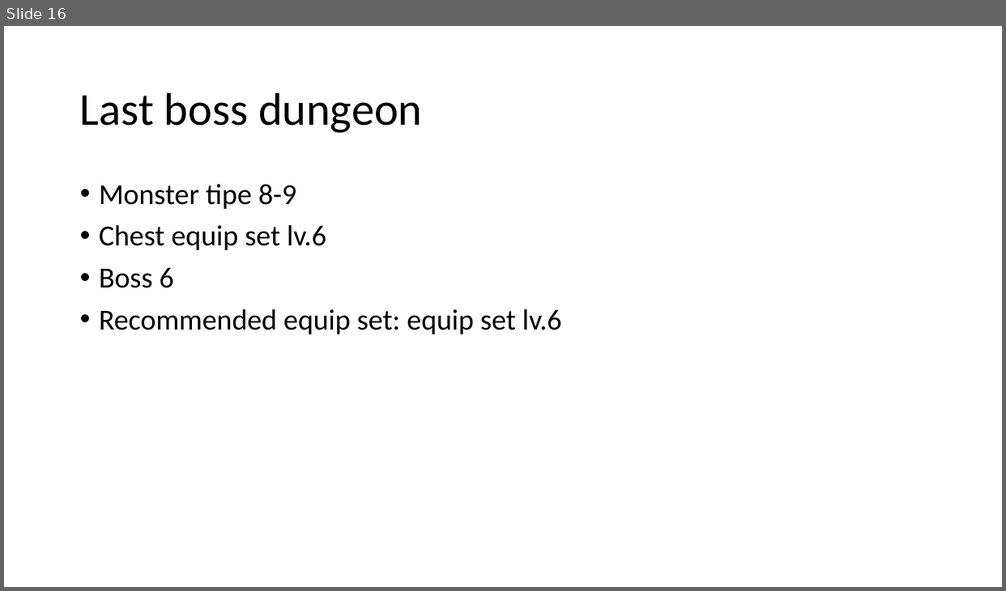
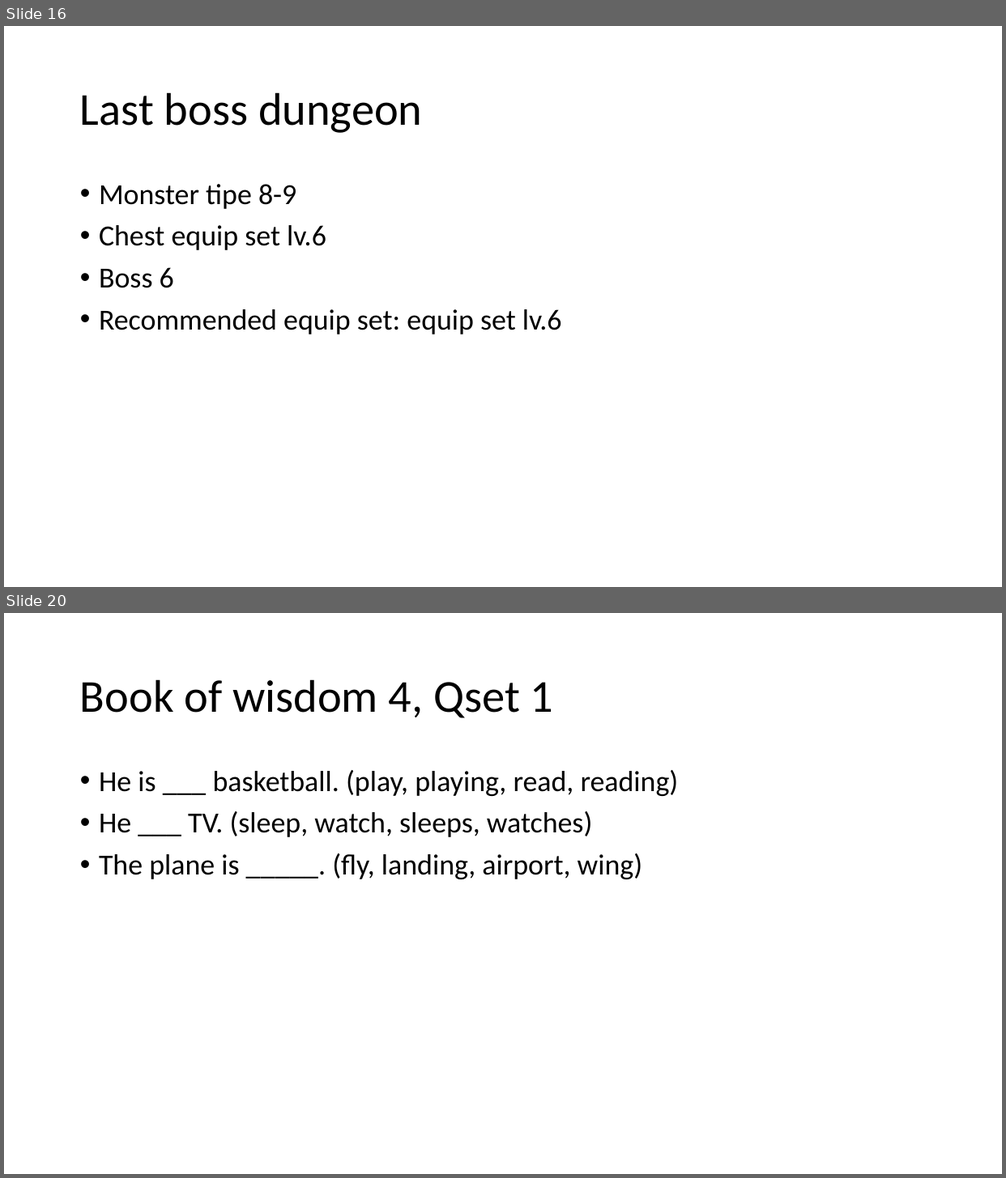
Before and after one commit to nawamkihafahd/PowerOfWisdom, a slide deck: Konsep.pptx. Shown one above the other, each under a label of ours: slide 16 before the commit, slides 16 and 20 after it; the slides between them are not shown. The pictures are 1006x591 and 1006x1178 pixels, drawn with LibreOffice and Linux fonts; fonts in the diff are those of the drawing. Boxes give left, top, right and bottom in pixels: in the first picture for what was removed or moved away, otherwise in the second. Text is boxed around its words. In the diff, an @@ line names an element or a change of style, - is before the commit and + after.

```diff
--- a/Konsep.pptx
+++ b/Konsep.pptx
@@ slide 20 added at bbox=[4, 613, 1002, 1174], background #FFFFFF @@
@@ title added at bbox=[80, 679, 554, 718], 44 pt, text #000000 @@
+Book of wisdom 4, Qset 1
@@ text added at bbox=[99, 770, 679, 879], 28 pt, text #000000 @@
+• He is ___ basketball. (play, playing, read, reading)
+• He ___ TV. (sleep, watch, sleeps, watches)
+• The plane is _____. (fly, landing, airport, wing)
```
Also in this commit, not shown: 1 slide changed, 25 other slides added, 1 other file.
